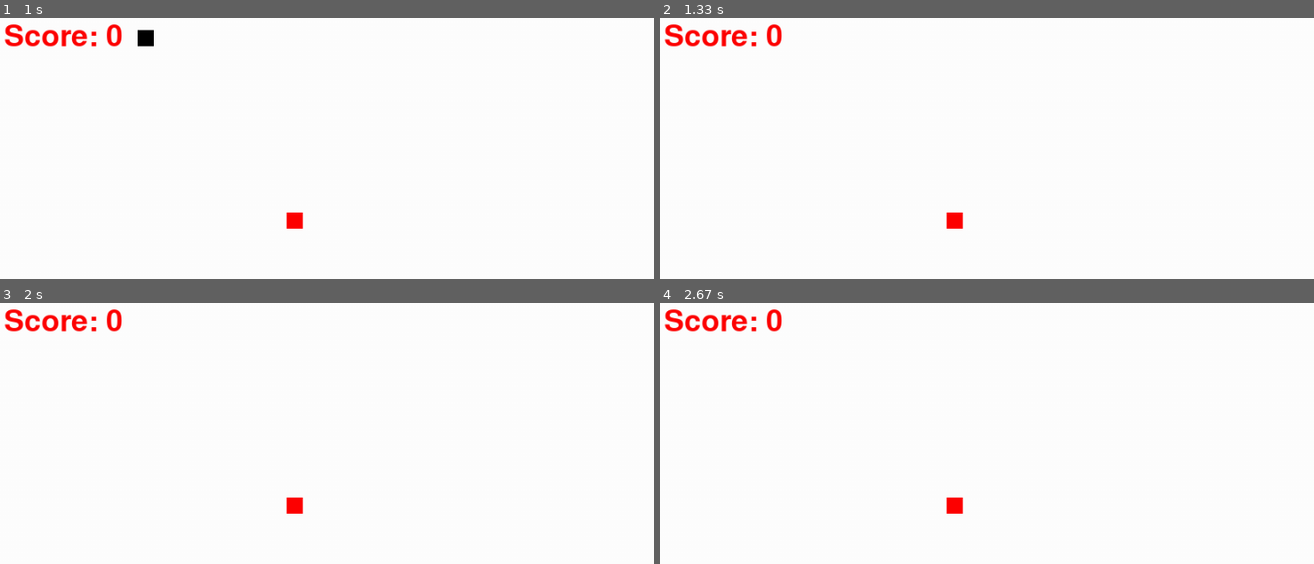
Above: before the commit, frames 1-4 (two rows, left to right).
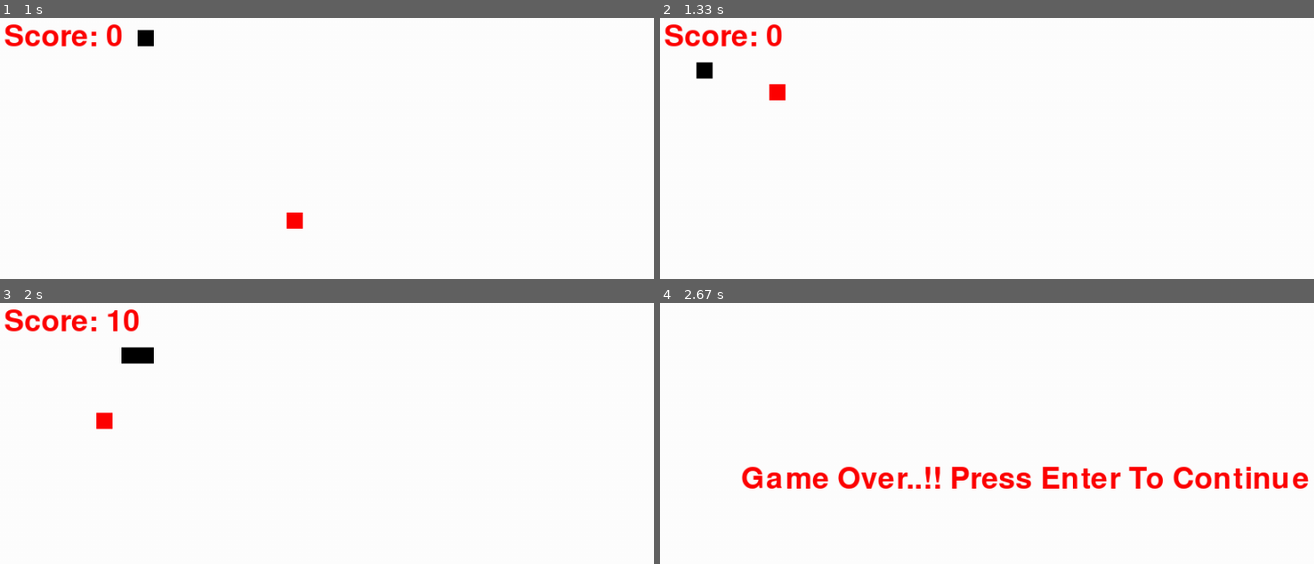
Above: after the commit, the same moments.

Repository: Harshad1863/Snake_Game_Using_Pygame
Game: pygame game, started from snake.py
The game is run twice, just before and just after one commit, with the same random seed, the same clock (stepped at 60 frames per second) and the same inputs.
Inputs:
- Up to frame 1 (1 s): hold Right 0.33-0.8 s; hold Up from 0.83 s (still down)
- Up to frame 2 (1.33 s): release Up at 1.13 s; tap Enter at 1.17 s
- Up to frame 3 (2 s): hold Right 1.5-1.97 s
- Up to frame 4 (2.67 s): hold Left 2-2.53 s

Frame 1 is identical in both runs. In frame 2, 0.5% of the frame differs, in the area x 5-47%, y 16-81%; in frame 3, 0.9%; in frame 4, 4.2%, in the area x 0-100%, y 2-81%.

Commit message:
Handling collision

Diff:
--- a/snake.py
+++ b/snake.py
@@ -16,28 +16,12 @@
 #Game title
 pygame.display.set_caption("Snake With Harshad")
 
-
-# Game specific Variable
-exit_game = False
-game_over = False
-snake_x=45
-snake_y=55
-init_velocity=5
-velocity_x=0
-velocity_y=0
-snake_size=20
-
-food_x = random.randint(20,screen_width/2)
-food_y = random.randint(20,screen_height/2)
-
-score = 0
-
-fps=50  #frame per sec
-
 clock = pygame.time.Clock()
 
 #Display Score On Screen
 font = pygame.font.SysFont(None,55)
+
+
 def text_screen(text,color,x,y):
     screen_text = font.render(text, True, color)
     gameWindow.blit(screen_text, [x,y])
@@ -48,72 +32,113 @@
         pygame.draw.rect(gameWindow, color, [x, y, snake_size, snake_size])
 
 
-snk_list = []
-snk_length = 1
+#Game loop
+def gameloop():
+
+    # Game specific Variable
+    exit_game = False
+    game_over = False
+    snake_x=45
+    snake_y=55
+    init_velocity=5
+    velocity_x=0
+    velocity_y=0
+    snake_size=20
+
+    snk_list = []
+    snk_length = 1
+
+    food_x = random.randint(20,screen_width/2)
+    food_y = random.randint(20,screen_height/2)
+
+    score = 0
+
+    fps=50  #frame per sec
 
 
-#Game loop
-while not exit_game:
-    for event in pygame.event.get():
-        if event.type == pygame.QUIT:
-            exit_game = True
+    while not exit_game:
+        if game_over:
+            gameWindow.fill(white)
+            text_screen("Game Over..!! Press Enter To Continue",red,100,200)
 
-        if event.type == pygame.KEYDOWN:
-            #for Right arrow key
-            if event.key == pygame.K_RIGHT:
-                velocity_x = init_velocity
-                velocity_y = 0
+            for event in pygame.event.get():
+                if event.type == pygame.QUIT:
+                    exit_game = True
 
-            #for Left arrow key
-            if event.key == pygame.K_LEFT:
-                velocity_x = - init_velocity
-                velocity_y = 0
+                if event.type == pygame.KEYDOWN:
+                    if event.key == pygame.K_RETURN:
+                        gameloop()
 
-            #for UP arrow key
-            if event.key == pygame.K_UP:
-                velocity_y = -init_velocity
-                velocity_x = 0
 
-            #for Down arrow key
-            if event.key == pygame.K_DOWN:
-                velocity_y =  init_velocity
-                velocity_x = 0
+        else:
+            for event in pygame.event.get():
+                if event.type == pygame.QUIT:
+                    exit_game = True
+
+                if event.type == pygame.KEYDOWN:
+                    #for Right arrow key
+                    if event.key == pygame.K_RIGHT:
+                        velocity_x = init_velocity
+                        velocity_y = 0
+
+                    #for Left arrow key
+                    if event.key == pygame.K_LEFT:
+                        velocity_x = - init_velocity
+                        velocity_y = 0
+
+                    #for UP arrow key
+                    if event.key == pygame.K_UP:
+                        velocity_y = -init_velocity
+                        velocity_x = 0
+
+                    #for Down arrow key
+                    if event.key == pygame.K_DOWN:
+                        velocity_y =  init_velocity
+                        velocity_x = 0
 
 
 
 
 
-    snake_x += velocity_x
-    snake_y += velocity_y
+            snake_x += velocity_x
+            snake_y += velocity_y
 
-    #Replotting food and adding score
-    if abs(snake_x - food_x)<4 and (snake_y - food_y)<4:
-        score += 1
-        food_x = random.randint(20,screen_width/2)
-        food_y = random.randint(20,screen_height/2)
-        snk_length +=4
+            #Replotting food and adding score
+            if abs(snake_x - food_x)<4 and (snake_y - food_y)<4:
+                score += 1
+                food_x = random.randint(20,screen_width/2)
+                food_y = random.randint(20,screen_height/2)
+                snk_length +=4
 
 
-    gameWindow.fill(white)
-    text_screen("Score: " + str(score * 10), red, 5, 5)
-     #create food
-    pygame.draw.rect(gameWindow,red, [food_x, food_y, snake_size , snake_size ])
-    # Create Snake
-    #pygame.draw.rect(gameWindow,black, [snake_x, snake_y, snake_size , snake_size ])
+            gameWindow.fill(white)
+            text_screen("Score: " + str(score * 10), red, 5, 5)
+            #create food
+            pygame.draw.rect(gameWindow,red, [food_x, food_y, snake_size , snake_size ])
+            # Create Snake
+            #pygame.draw.rect(gameWindow,black, [snake_x, snake_y, snake_size , snake_size ])
 
-    head = []
-    head.append(snake_x)
-    head.append(snake_y)
-    snk_list.append(head)
+            head = []
+            head.append(snake_x)
+            head.append(snake_y)
+            snk_list.append(head)
 
-    if len(snk_list)>snk_length:
-        del snk_list[0]
+            if len(snk_list)>snk_length:
+                del snk_list[0]
 
-    plot_snake(gameWindow, black, snk_list, snake_size)
+            #Collision Occure then Game over
+            if head in snk_list[:-1]:
+                game_over = True
 
-    pygame.display.update()
-    clock.tick(fps)
+            if snake_x<0 or snake_x>screen_width or snake_y<0 or snake_y>screen_height:
+                game_over = True
+            plot_snake(gameWindow, black, snk_list, snake_size)
+
+        pygame.display.update()
+        clock.tick(fps)
 
 
-pygame.quit()
-quit()
+    pygame.quit()
+    quit()
+
+gameloop()
